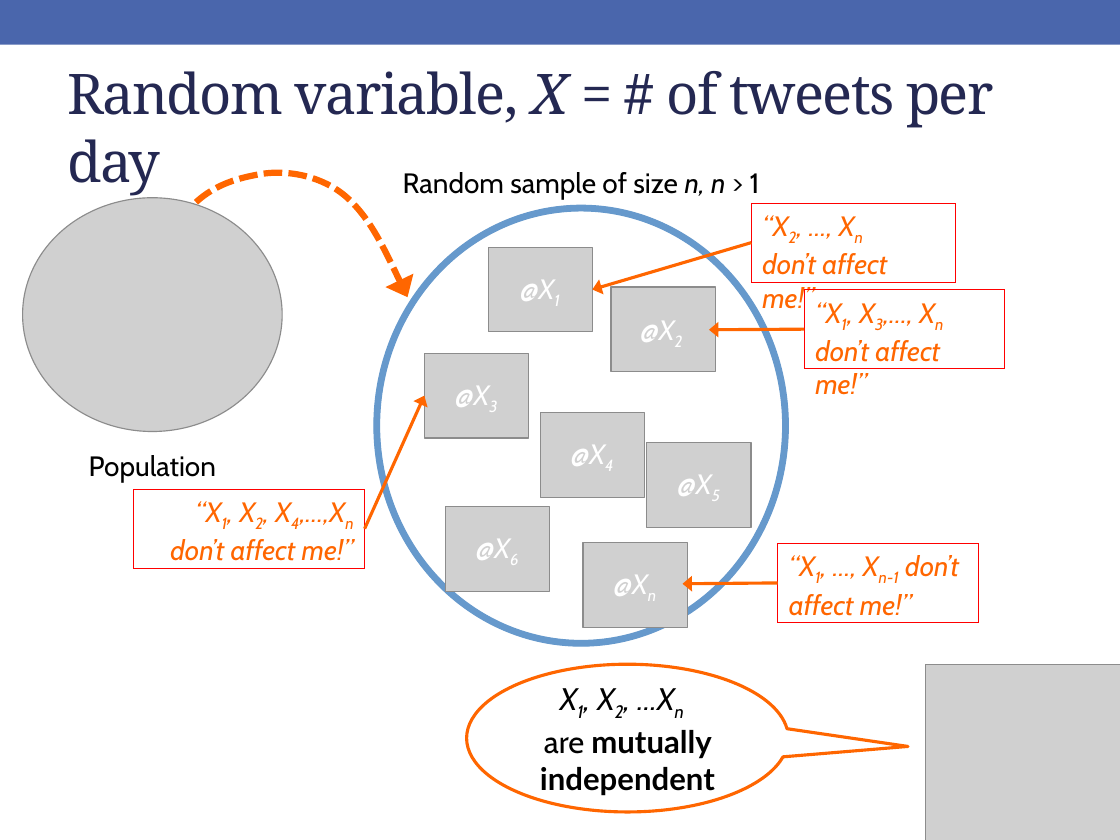
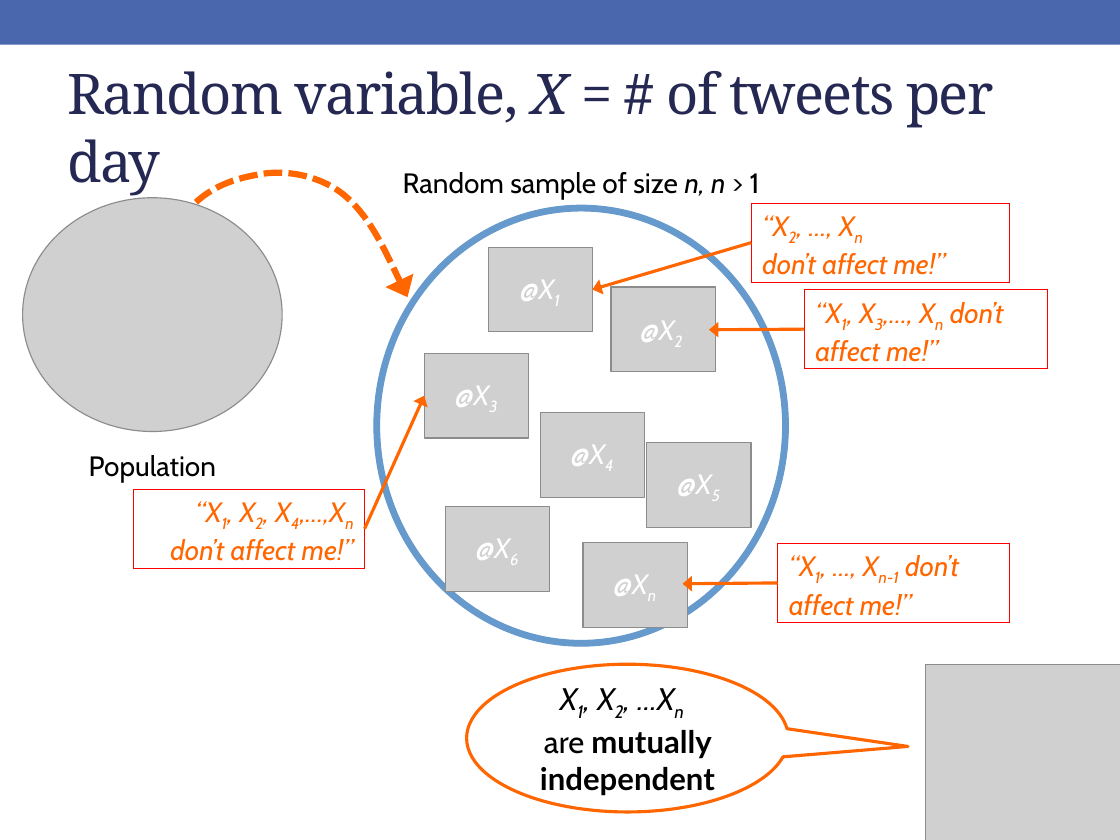
Before and after one commit to rebeccal/ohsu-math630, a slide deck: slide 7 of slides/cm042.pptx. Drawn at 1120x840 pixels with LibreOffice and Linux fonts; fonts in the diff are those of the drawing; grey boxes stand for pictures. Boxes give left, top, right and bottom in pixels: in the first picture for what was removed or moved away, otherwise in the second. Text is boxed around its words. In the diff, an @@ line names an element or a change of style, - is before the commit and + after.

```diff
--- a/slides/cm042.pptx
+++ b/slides/cm042.pptx
@@ rectangle "“X2, …, Xn": place and size @@
-rectangle "“X2, …, Xn" at <box>752,203,955,282</box>
+rectangle "“X2, …, Xn" at <box>752,203,1009,282</box>
@@ rectangle "“X1, X3,…, Xn don’t affect ...": place and size @@
-rectangle "“X1, X3,…, Xn don’t affect ..." at <box>804,290,1005,370</box>
+rectangle "“X1, X3,…, Xn don’t affect ..." at <box>804,290,1047,370</box>
@@ rectangle "“X1, …, Xn-1 don’t affect ...": place and size @@
-rectangle "“X1, …, Xn-1 don’t affect ..." at <box>777,543,978,623</box>
+rectangle "“X1, …, Xn-1 don’t affect ..." at <box>777,543,1009,623</box>
```
Also in this commit, not shown: 15 other slides changed, 4 other files.
